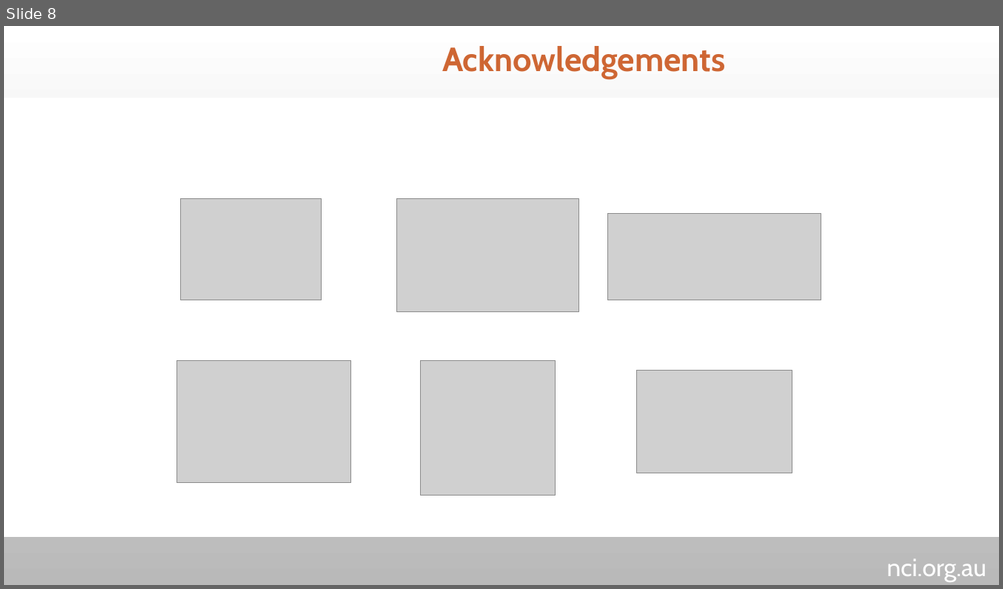
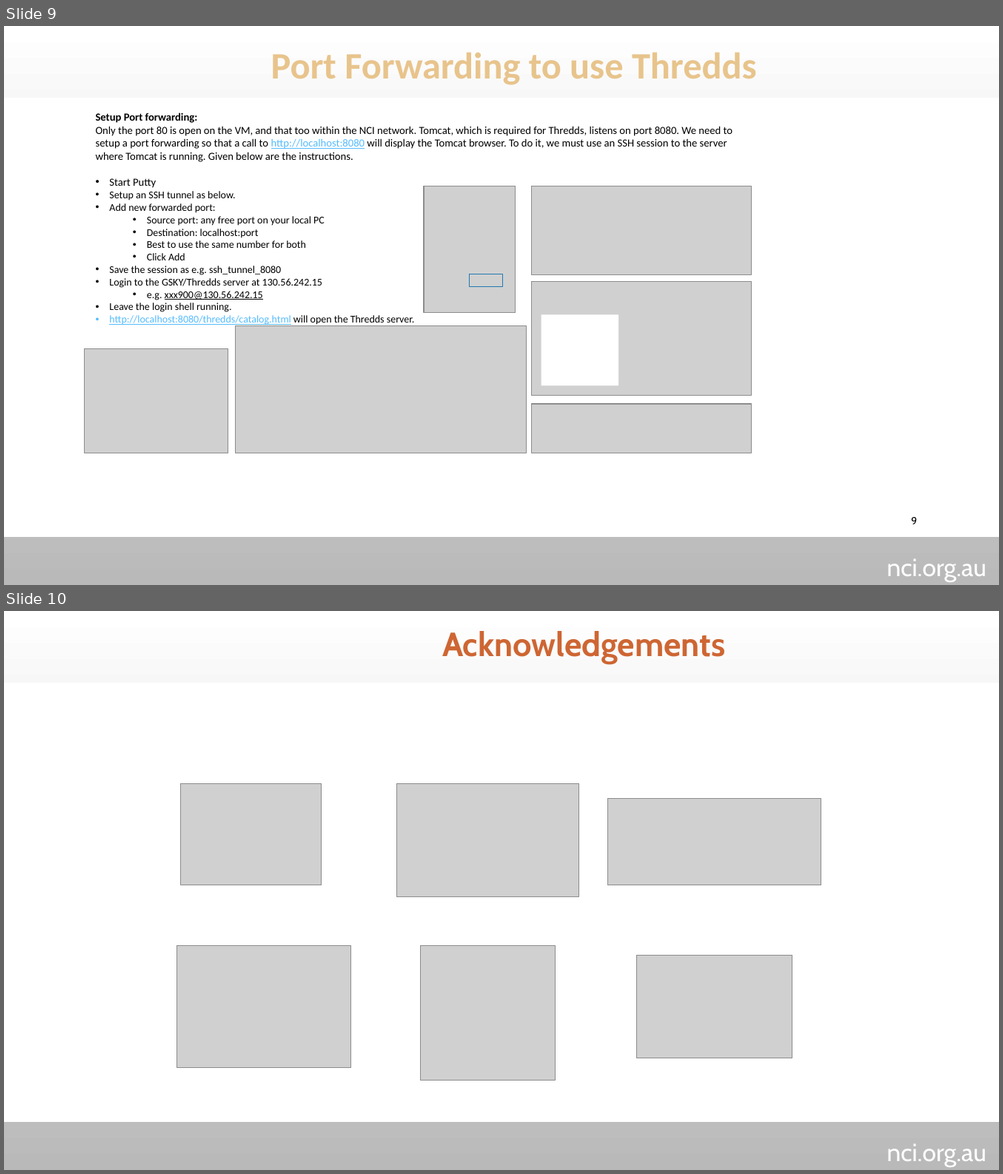
Before and after one commit to nci/gsky, a slide deck: Documents/ows/GSKY-Thredds_Integration.pptx. Shown one above the other, each under a label of ours: slide 8 before the commit, slides 9 and 10 after it. The pictures are 1003x589 and 1003x1174 pixels, drawn with LibreOffice and Linux fonts; fonts in the diff are those of the drawing; grey boxes stand for pictures; background and template pictures are left out. Boxes give left, top, right and bottom in pixels: in the first picture for what was removed or moved away, otherwise in the second. Text is boxed around its words. In the diff, an @@ line names an element or a change of style, - is before the commit and + after.

Commit message:
Terria with GSKY Documentation

```diff
--- a/Documents/ows/GSKY-Thredds_Integration.pptx
+++ b/Documents/ows/GSKY-Thredds_Integration.pptx
@@ slide 9 added at (4,26,999,585), background picture (left out); not listed: 2 template elements that a slide beside it also shows @@
@@ text added at (271,53,757,85), 36 pt, text #E8C48C, bold @@
+Port Forwarding to use Thredds
@@ text added at (96,113,732,325), 10 pt, text #000000 @@
+Setup Port forwarding:
+Only the port 80 is open on the VM, and that too within the NCI network. Tomcat, which is required for Thredds, listens on port 8080. We need to setup a port forwarding so that a call to http://localhost:8080 will display the Tomcat browser. To do it, we must use an SSH session to the server where Tomcat is running. Given below are the instructions.
+• Start Putty
+• Setup an SSH tunnel as below.
+• Add new forwarded port:
+  • Source port: any free port on your local PC
+  • Destination: localhost:port
+  • Best to use the same number for both
+  • Click Add
+• Save the session as e.g. ssh_tunnel_8080
+• Login to the GSKY/Thredds server at 130.56.242.15
+  • e.g. xxx900@130.56.242.15
+• Leave the login shell running.
+• http://localhost:8080/thredds/catalog.html will open the Thredds server.
@@ picture added at (424,187,516,313) @@
@@ picture added at (531,187,751,275) @@
@@ rectangle added at (469,274,503,286), outline #2379B0 0.25 pt @@
@@ picture added at (531,282,751,396) @@
@@ picture added at (236,326,526,454) @@
@@ rectangle added at (541,315,619,386), fill #FFFFFF @@
@@ picture added at (85,349,228,454) @@
@@ picture added at (531,404,751,454) @@
@@ page number added at (910,517,916,525), 10 pt, text #000000 @@
+9
@@ what was slide 8 is now slide 10 @@
```
Also in this commit, not shown: 6 slides changed, 1 other slide added.
